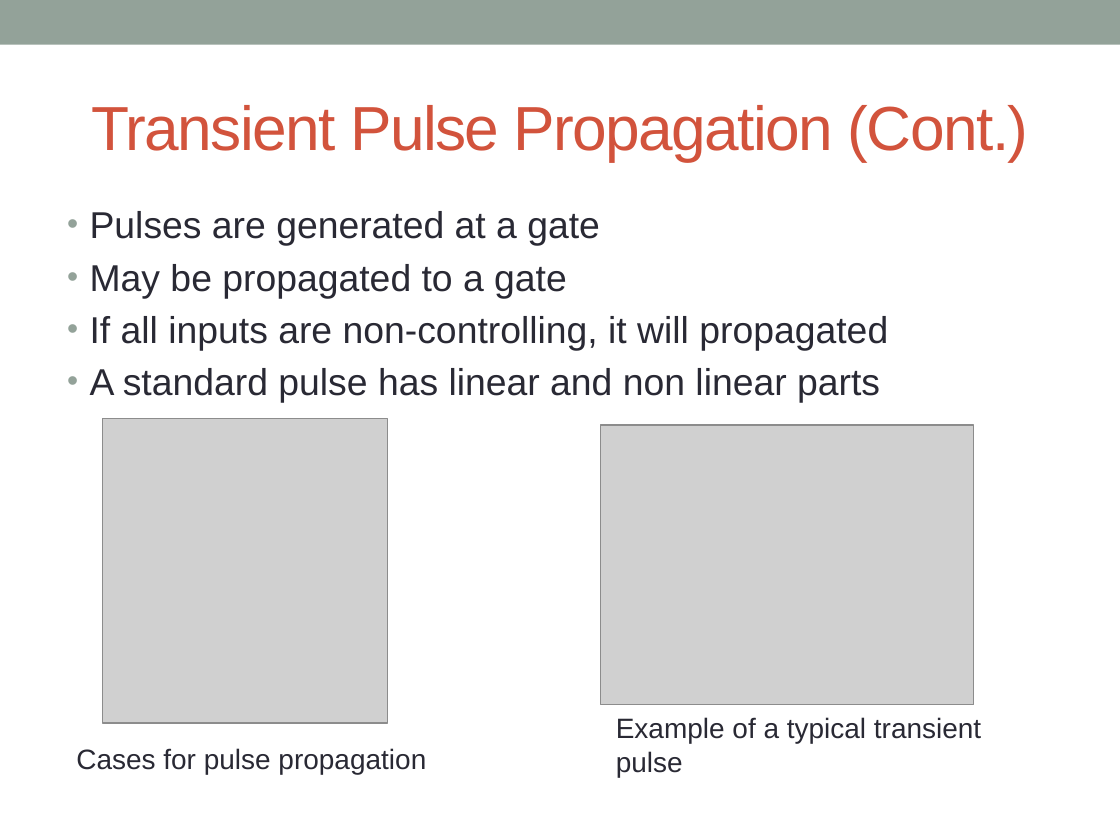
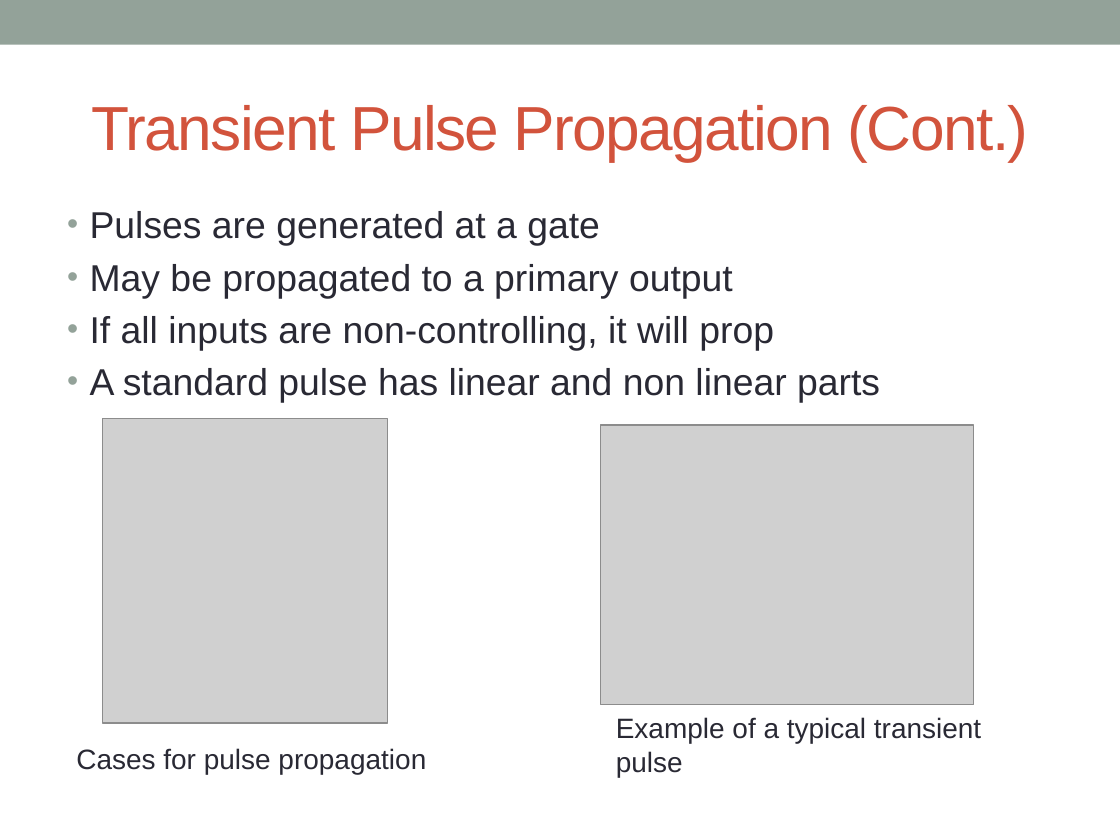
Before and after one commit to acwatkins88/Fast_SET, a slide deck: slide 24 of Dissertation/Dissertation Proposal/Dissertation Proposal.pptx. Drawn at 1120x840 pixels with LibreOffice and Linux fonts; fonts in the diff are those of the drawing; grey boxes stand for pictures; background and template pictures are left out. Boxes give left, top, right and bottom in pixels: in the first picture for what was removed or moved away, otherwise in the second. Text is boxed around its words. In the diff, an @@ line names an element or a change of style, - is before the commit and + after.

```diff
--- a/Dissertation/Dissertation Proposal/Dissertation Proposal.pptx
+++ b/Dissertation/Dissertation Proposal/Dissertation Proposal.pptx
@@ text at (x1=90, y1=264, x2=774, y2=351): text changed @@
-• May be propagated to a gate
-• If all inputs are non-controlling, it will propagated
+• May be propagated to a primary output
+• If all inputs are non-controlling, it will prop
```
Also in this commit, not shown: 17 other slides changed, 18 other files.
